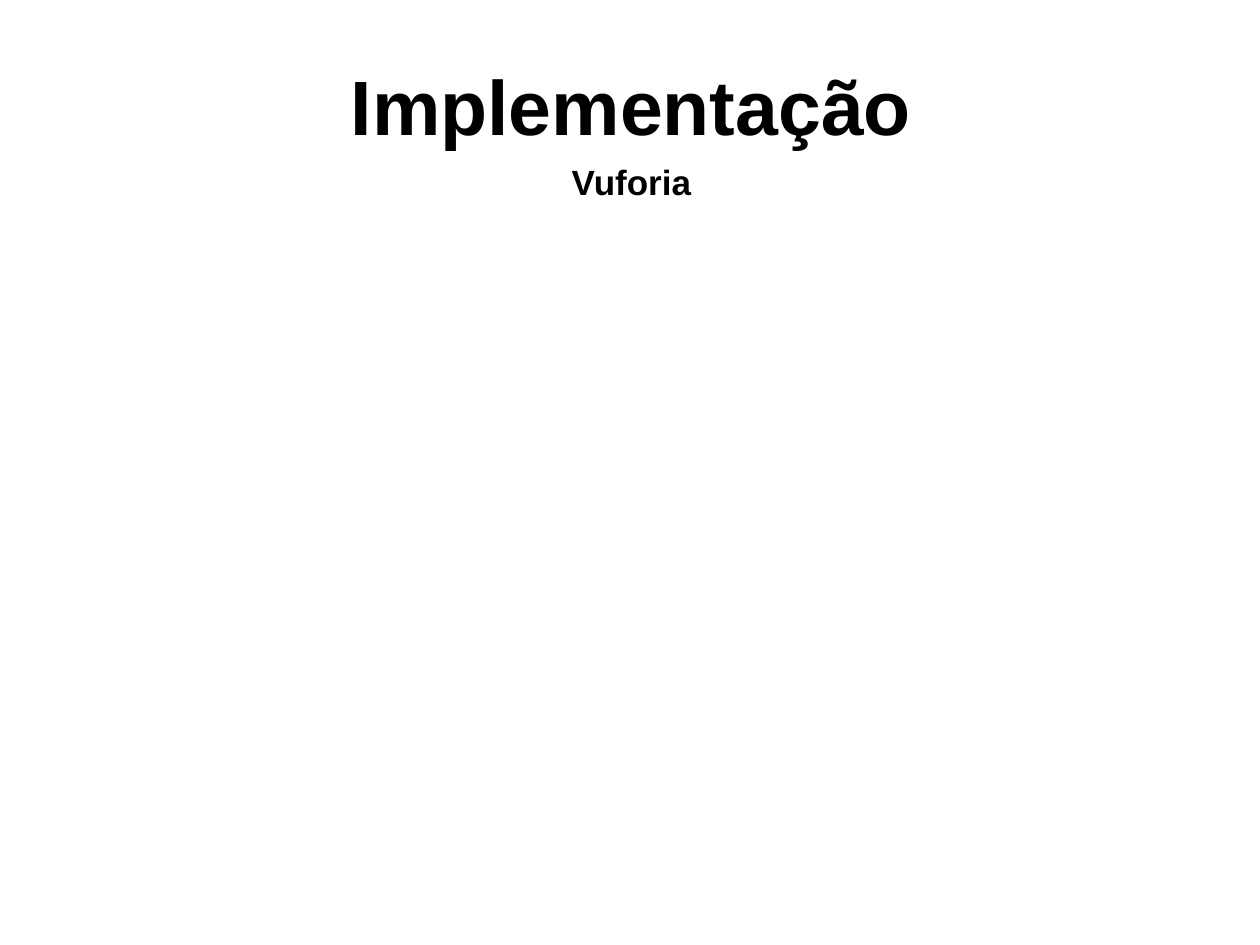
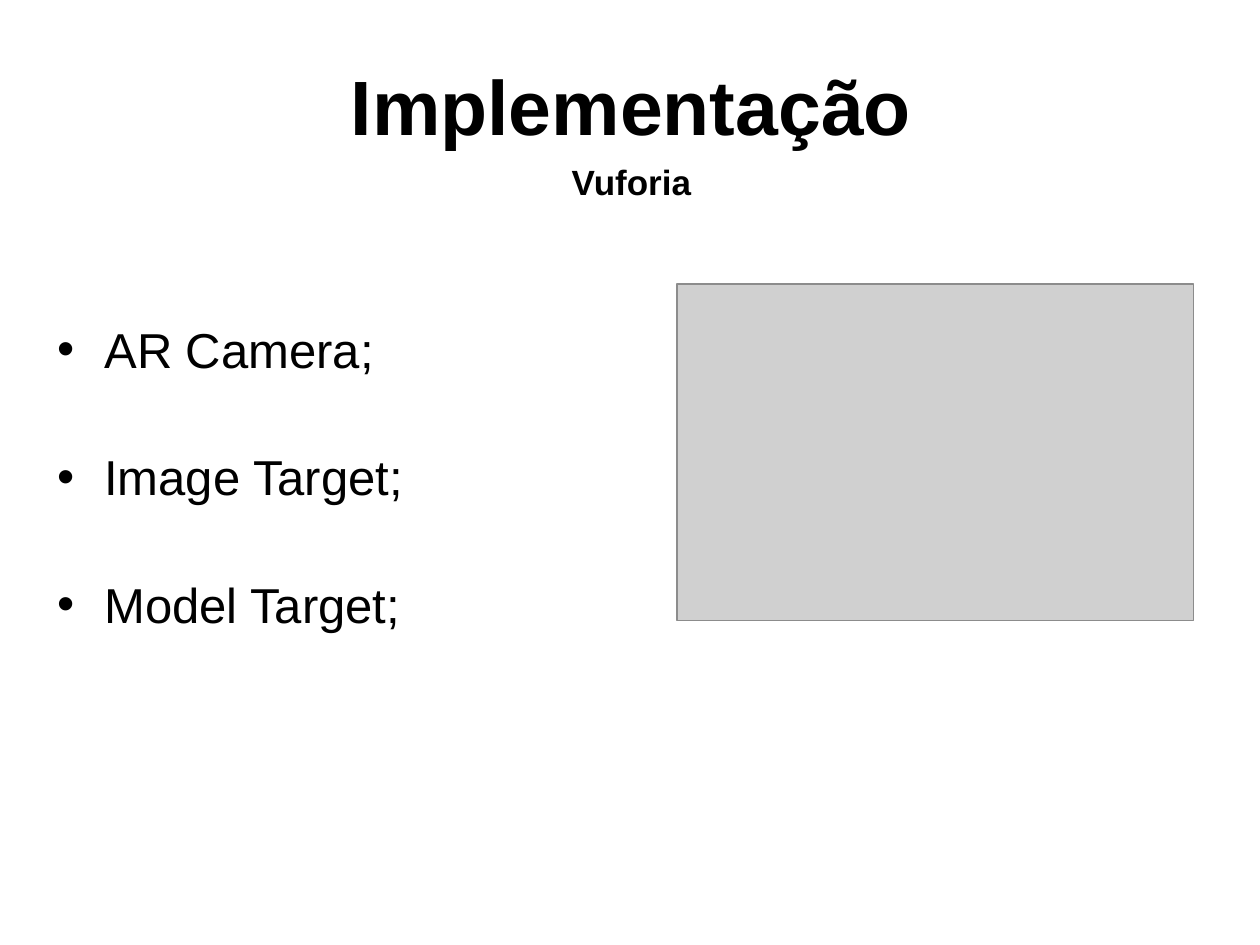
Before and after one commit to gcgfurb/tcc_JulioVicenteBrych, a slide deck: slide 13 of _julio/ApresentaçãoTCC-Julio_Vicente_Brych.pptx (slide 12 before the commit). Drawn at 1260x945 pixels with LibreOffice and Linux fonts; fonts in the diff are those of the drawing; grey boxes stand for pictures; background and template pictures are left out. Boxes give left, top, right and bottom in pixels: in the first picture for what was removed or moved away, otherwise in the second. Text is boxed around its words. In the diff, an @@ line names an element or a change of style, - is before the commit and + after.

```diff
--- a/_julio/ApresentaçãoTCC-Julio_Vicente_Brych.pptx
+++ b/_julio/ApresentaçãoTCC-Julio_Vicente_Brych.pptx
@@ picture added at (677, 284, 1193, 620) @@
@@ text added at (104, 333, 403, 633), 28 pt, text #000000 @@
+• AR Camera;
+• Image Target;
+• Model Target;
```
Also in this commit, not shown: 9 other slides changed, 10 slides added, 3 slides removed.
